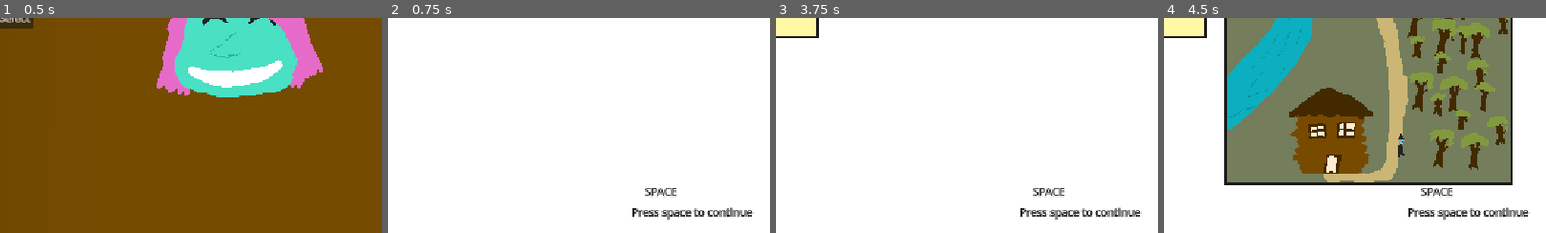
Above: before the commit, frames 1-4 (left to right).
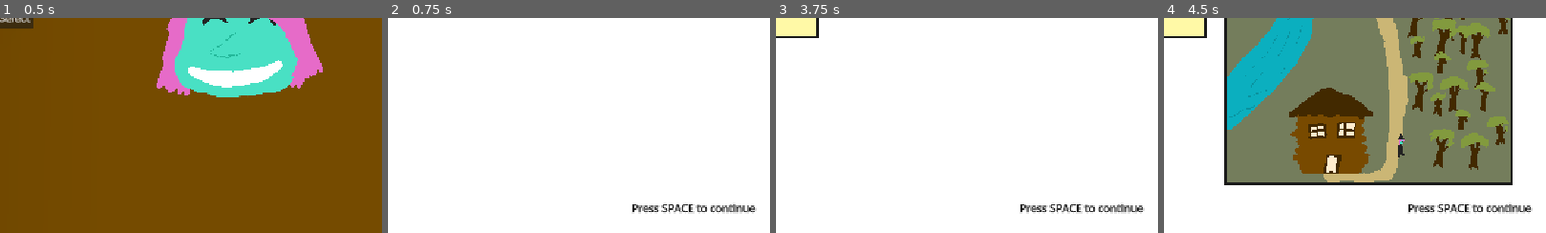
Above: after the commit, the same moments.

Repository: PeterMaidaRobot/Brewing-Game-Jam
Game: Godot game, scene res://scenes/levels/main_menu.tscn
Same seed, same stepped clock (60 frames per second), same inputs: the game is played once before the commit and once after it.
Inputs:
- Up to frame 1 (0.5 s): no input
- Up to frame 2 (0.75 s): click "New Game" at 0.5 s
- Up to frame 3 (3.75 s): tap Space (interact) at 1.25, 1.35, 2, 2.1, 2.75, 2.85, 3.5, 3.6 s; hold Right (move_right) 1.28-2.03 s; hold Down (move_down) 2.03-2.78 s; hold Right (move_right) 2.78-3.53 s; hold Up (move_up) from 3.53 s (still down)
- Up to frame 4 (4.5 s): tap Space (interact) at 4.25, 4.35 s; release Up (move_up) at 4.28 s; hold Left (move_left) from 4.28 s (still down)
The pictures show only the part of the screen within x 50-100%, y 50-100%; the shares and areas given below are measured in that part.

Frame 1 is identical in both runs. In frame 2, 1.6% of the frame differs, in the area x 63-97%, y 79-95%; in frame 3, 1.6%; in frame 4, 1.6%.

Commit message:
polished up the intro scene a tad, added collisions and y-sorting to go behind trees

Diff:
--- a/scenes/levels/cutscene.tscn
+++ b/scenes/levels/cutscene.tscn
@@ -100,16 +100,8 @@
 
 [node name="ContinueLabel" type="Label" parent="." unique_id=1913046928]
 offset_left = 943.0
-offset_top = 606.0
-offset_right = 1126.0
-offset_bottom = 629.0
+offset_top = 600.0
+offset_right = 1130.0
+offset_bottom = 623.0
 theme_override_colors/font_color = Color(0, 0, 0, 1)
-text = "Press space to continue"
-
-[node name="SpaceLabel" type="Label" parent="." unique_id=676188685]
-offset_left = 963.0
-offset_top = 575.0
-offset_right = 1120.0
-offset_bottom = 598.0
-theme_override_colors/font_color = Color(0.072842635, 0.072842635, 0.072842635, 1)
-text = "SPACE"
+text = "Press SPACE to continue"
--- a/scenes/levels/intro.tscn
+++ b/scenes/levels/intro.tscn
@@ -4,6 +4,10 @@
 [ext_resource type="PackedScene" uid="uid://bi6trsfuwy02x" path="res://scenes/log.tscn" id="1_p8wlm"]
 [ext_resource type="PackedScene" uid="uid://bh7itprriigm0" path="res://scenes/goal.tscn" id="2_7i1al"]
 [ext_resource type="PackedScene" uid="uid://d0mfjusp8jcmh" path="res://scenes/player.tscn" id="3_tndkc"]
+[ext_resource type="PackedScene" uid="uid://dxbl403mbroyc" path="res://scenes/tree1.tscn" id="3_ty81x"]
+
+[sub_resource type="RectangleShape2D" id="RectangleShape2D_ty81x"]
+size = Vector2(198, 210)
 
 [node name="Intro" type="Node" unique_id=1785083420]
 
@@ -11,36 +15,65 @@
 position = Vector2(576, 324)
 texture = ExtResource("1_egpjd")
 
-[node name="Logs" type="Node" parent="." unique_id=198295894]
+[node name="YSortedSprites" type="Node2D" parent="." unique_id=829975525]
+y_sort_enabled = true
 
-[node name="Log11" parent="Logs" unique_id=1455937461 instance=ExtResource("1_p8wlm")]
+[node name="Logs" type="Node2D" parent="YSortedSprites" unique_id=1647442839]
+y_sort_enabled = true
+
+[node name="Log11" parent="YSortedSprites/Logs" unique_id=1455937461 instance=ExtResource("1_p8wlm")]
+y_sort_enabled = true
 position = Vector2(776, 234)
 
-[node name="Log16" parent="Logs" unique_id=1338332316 instance=ExtResource("1_p8wlm")]
+[node name="Log16" parent="YSortedSprites/Logs" unique_id=1338332316 instance=ExtResource("1_p8wlm")]
+y_sort_enabled = true
 position = Vector2(718, 234)
 
-[node name="Log12" parent="Logs" unique_id=962036938 instance=ExtResource("1_p8wlm")]
+[node name="Log12" parent="YSortedSprites/Logs" unique_id=962036938 instance=ExtResource("1_p8wlm")]
+y_sort_enabled = true
 position = Vector2(833, 234)
 
-[node name="Log13" parent="Logs" unique_id=1344782813 instance=ExtResource("1_p8wlm")]
+[node name="Log13" parent="YSortedSprites/Logs" unique_id=1344782813 instance=ExtResource("1_p8wlm")]
+y_sort_enabled = true
 position = Vector2(891, 235)
 
-[node name="Log14" parent="Logs" unique_id=190615460 instance=ExtResource("1_p8wlm")]
+[node name="Log14" parent="YSortedSprites/Logs" unique_id=190615460 instance=ExtResource("1_p8wlm")]
+y_sort_enabled = true
 position = Vector2(948, 235)
 
-[node name="Log15" parent="Logs" unique_id=2073202915 instance=ExtResource("1_p8wlm")]
+[node name="Log15" parent="YSortedSprites/Logs" unique_id=2073202915 instance=ExtResource("1_p8wlm")]
+y_sort_enabled = true
 position = Vector2(1003, 235)
 
-[node name="Log17" parent="Logs" unique_id=593887955 instance=ExtResource("1_p8wlm")]
+[node name="Log17" parent="YSortedSprites/Logs" unique_id=593887955 instance=ExtResource("1_p8wlm")]
+y_sort_enabled = true
 position = Vector2(1058, 235)
 
-[node name="Log18" parent="Logs" unique_id=1383238666 instance=ExtResource("1_p8wlm")]
+[node name="Log18" parent="YSortedSprites/Logs" unique_id=1383238666 instance=ExtResource("1_p8wlm")]
+y_sort_enabled = true
 position = Vector2(1118, 235)
+
+[node name="Tree1" parent="YSortedSprites/Logs" unique_id=1624868308 instance=ExtResource("3_ty81x")]
+y_sort_enabled = true
+position = Vector2(840, 402)
+
+[node name="Player" parent="YSortedSprites" unique_id=1573098926 instance=ExtResource("3_tndkc")]
+y_sort_enabled = true
+position = Vector2(638, 535)
 
 [node name="Goal" parent="." unique_id=573352576 instance=ExtResource("2_7i1al")]
 position = Vector2(569.00006, 29)
 scale = Vector2(5.8819265, 2.8393373)
 next_level_num = 1
 
-[node name="Player" parent="." unique_id=1573098926 instance=ExtResource("3_tndkc")]
-position = Vector2(638, 535)
+[node name="River" type="StaticBody2D" parent="." unique_id=2139796752]
+
+[node name="CollisionPolygon2D" type="CollisionPolygon2D" parent="River" unique_id=1411322006]
+position = Vector2(25, -3)
+polygon = PackedVector2Array(246, 266, 182, 421, 45, 618, -35, 633, -23, 490, 72, 310, 96, 135, 134, 3, 344, 3)
+
+[node name="House" type="StaticBody2D" parent="." unique_id=2046843803]
+
+[node name="CollisionShape2D" type="CollisionShape2D" parent="House" unique_id=689594799]
+position = Vector2(465, 460)
+shape = SubResource("RectangleShape2D_ty81x")
--- a/scenes/player.tscn
+++ b/scenes/player.tscn
@@ -15,10 +15,10 @@
 }]
 
 [sub_resource type="RectangleShape2D" id="RectangleShape2D_sh265"]
-size = Vector2(23, 42)
+size = Vector2(23, 14.5)
 
 [sub_resource type="RectangleShape2D" id="RectangleShape2D_i3pqv"]
-size = Vector2(23.076027, 44)
+size = Vector2(18.561152, 28)
 
 [node name="Player" type="CharacterBody2D" unique_id=1573098926]
 scale = Vector2(2, 2)
@@ -31,7 +31,7 @@
 animation = &"stand"
 
 [node name="CollisionShape2D" type="CollisionShape2D" parent="." unique_id=908861233]
-position = Vector2(-1.5, -5)
+position = Vector2(-1.5, 8.75)
 shape = SubResource("RectangleShape2D_sh265")
 
 [node name="SmokeHitbox" type="Area2D" parent="." unique_id=346136574]
@@ -40,7 +40,7 @@
 collision_mask = 2
 
 [node name="CollisionShape2D" type="CollisionShape2D" parent="SmokeHitbox" unique_id=1127072397]
-position = Vector2(-1.5049595, -6)
+position = Vector2(-1.7557847, -3.5)
 shape = SubResource("RectangleShape2D_i3pqv")
 debug_color = Color(0.88769287, 0.00028243125, 0.8027765, 0.41960785)
 
--- /dev/null
+++ b/scenes/tree1.tscn
@@ -0,0 +1,17 @@
+[gd_scene format=3 uid="uid://dxbl403mbroyc"]
+
+[ext_resource type="Texture2D" uid="uid://dciwk72fa1h1x" path="res://art/tree1.png" id="1_xuq4r"]
+
+[sub_resource type="RectangleShape2D" id="RectangleShape2D_vvkj6"]
+size = Vector2(49, 36)
+
+[node name="Tree1" type="StaticBody2D" unique_id=1624868308]
+metadata/_edit_group_ = true
+
+[node name="Sprite2D" type="Sprite2D" parent="." unique_id=1748822682]
+position = Vector2(0, -49)
+texture = ExtResource("1_xuq4r")
+
+[node name="CollisionShape2D" type="CollisionShape2D" parent="." unique_id=2091394277]
+position = Vector2(-2.5, -1)
+shape = SubResource("RectangleShape2D_vvkj6")
Binary file changed: art/intro.png
Binary file added: art/tree1.png
Not shown, added: art/tree1.png.import
Not shown, changed: art/intro.kra
Not shown, added: art/tree1.kra
